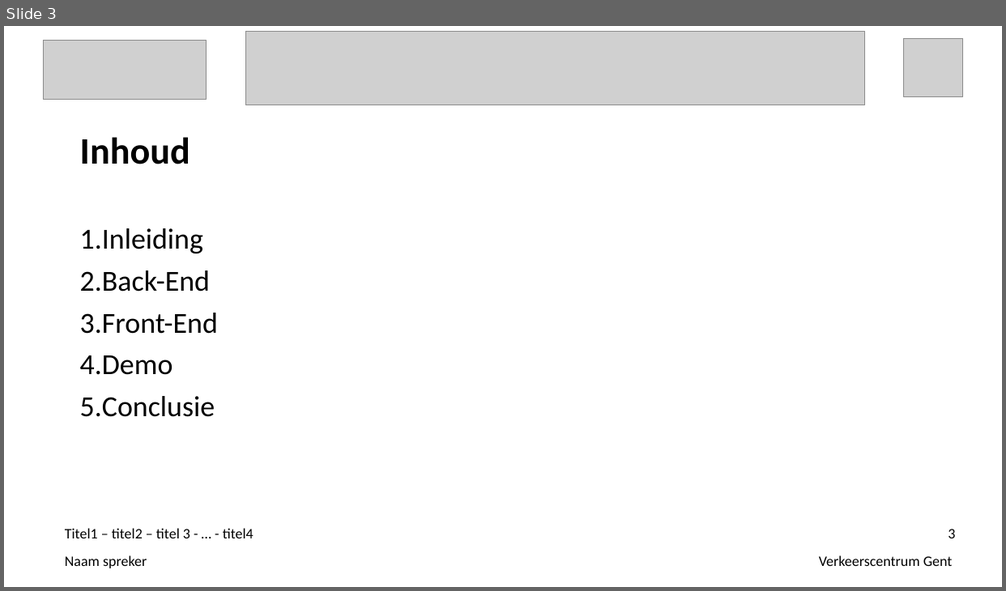
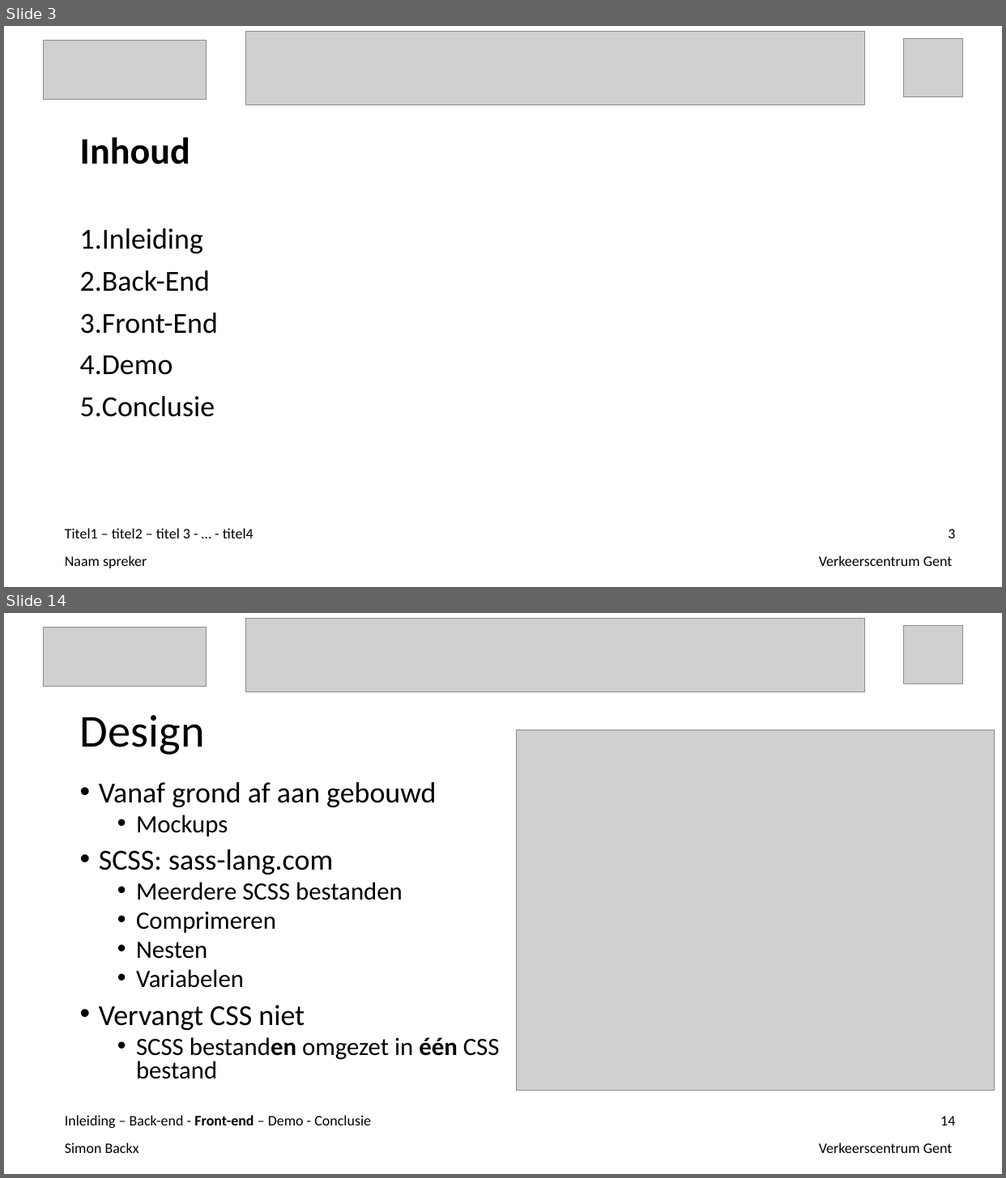
Before and after one commit to ghentlivinglab/Traffic-Travel-Time-Analyzer-1, a slide deck: Einddocumentatie/Presentatie.ppt. Shown one above the other, each under a label of ours: slide 3 before the commit, slides 3 and 14 after it; the slides between them are not shown. The pictures are 1006x591 and 1006x1178 pixels, drawn with LibreOffice and Linux fonts; fonts in the diff are those of the drawing; grey boxes stand for pictures. Boxes give left, top, right and bottom in pixels: in the first picture for what was removed or moved away, otherwise in the second. Text is boxed around its words. In the diff, an @@ line names an element or a change of style, - is before the commit and + after.

Commit message:
Front end technisch toegevoegd aan presentatie

```diff
--- a/Einddocumentatie/Presentatie.ppt
+++ b/Einddocumentatie/Presentatie.ppt
@@ slide 14 added at (4,613,1002,1174), background #FFFFFF @@
@@ picture added at (43,628,206,687) @@
@@ picture added at (245,618,865,692) @@
@@ picture added at (903,625,962,684) @@
@@ title added at (80,715,205,755), 44 pt, text #000000 @@
+Design
@@ picture added at (517,730,994,1090) @@
@@ text added at (99,782,500,1080), 24 pt, text #000000 @@
+• Vanaf grond af aan gebouwd
+  • Mockups
+• SCSS: sass-lang.com
+  • Meerdere SCSS bestanden
+  • Comprimeren
+  • Nesten
+  • Variabelen
+• Vervangt CSS niet
+  • SCSS bestanden omgezet in één CSS bestand
@@ text added at (65,1115,371,1128), 14 pt, text #000000 @@
+Inleiding – Back-end - Front-end – Demo - Conclusie
@@ page number added at (940,1116,955,1126), 14 pt, text #000000 @@
+14
@@ text added at (65,1143,139,1153), 14 pt, text #000000 @@
+Simon Backx
@@ text added at (819,1143,953,1153), 14 pt, text #000000 @@
+Verkeerscentrum Gent
```
Also in this commit, not shown: 10 other slides added.
